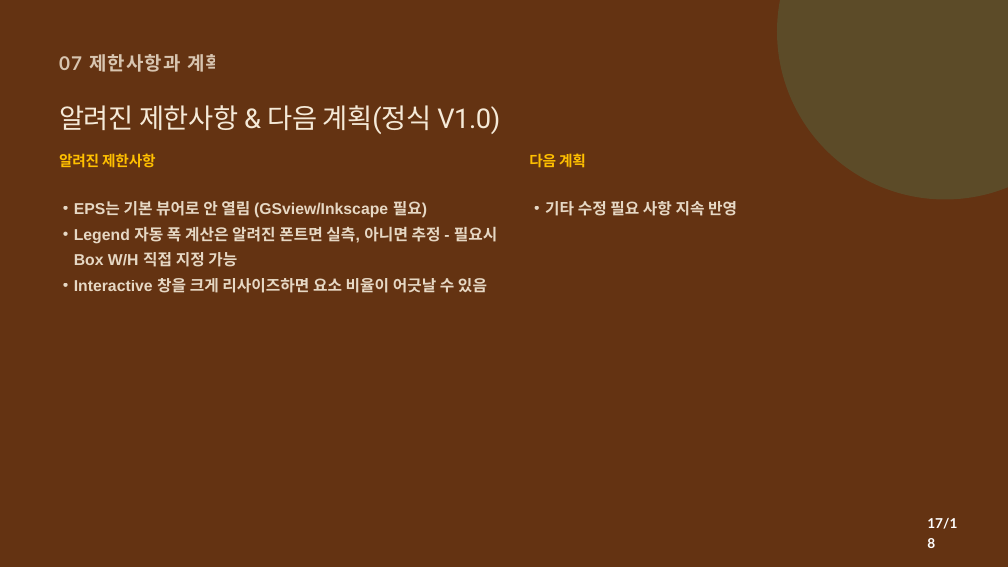
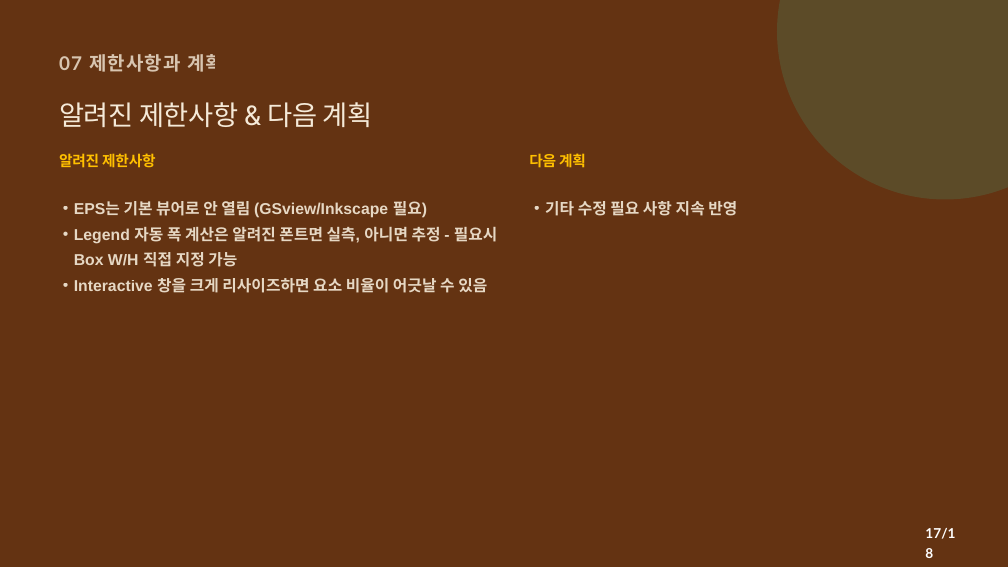
Before and after one commit to CWKIM113/CathPlot_Pub, a slide deck: slide 17 of CathPlot_Deck.pptx. Drawn at 1008x567 pixels with LibreOffice and Linux fonts; fonts in the diff are those of the drawing. Boxes give left, top, right and bottom in pixels: in the first picture for what was removed or moved away, otherwise in the second. Text is boxed around its words. In the diff, an @@ line names an element or a change of style, - is before the commit and + after.

```diff
--- a/CathPlot_Deck.pptx
+++ b/CathPlot_Deck.pptx
@@ text at (59,102,373,127): text changed @@
-알려진 제한사항 & 다음 계획(정식 V1.0)
+알려진 제한사항 & 다음 계획
@@ text "17/18": place and size @@
-text "17/18" at (927,518,957,529)
+text "17/18" at (925,528,955,539)
```
Also in this commit, not shown: 10 other slides changed, 1 other file.
